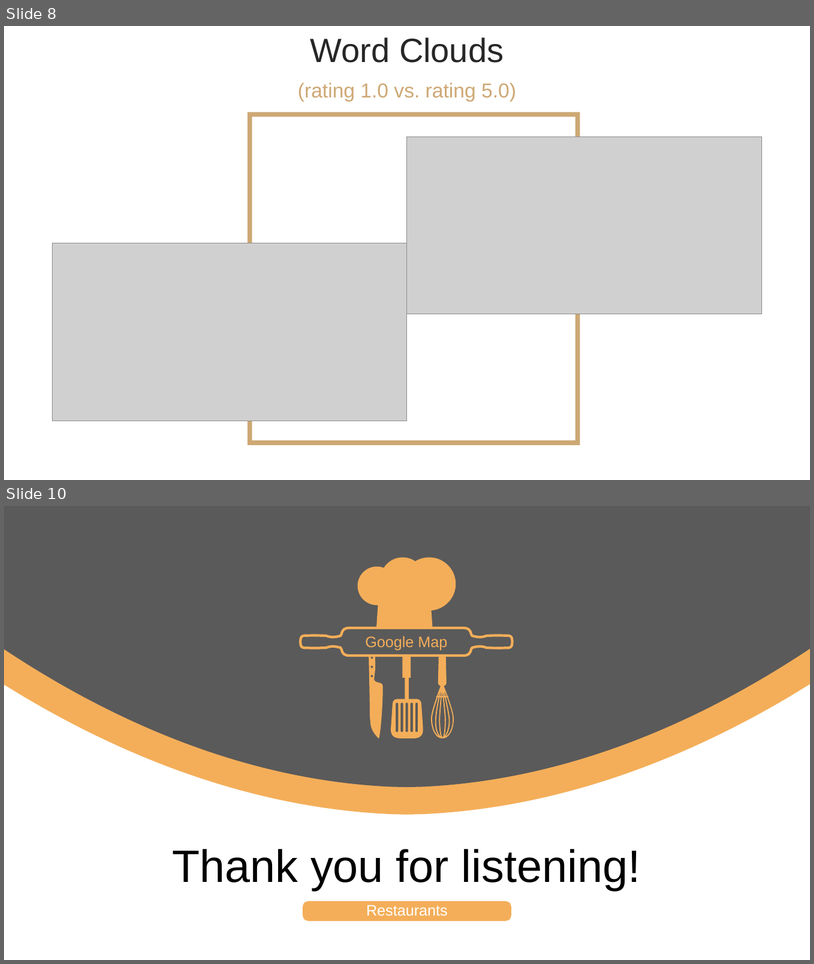
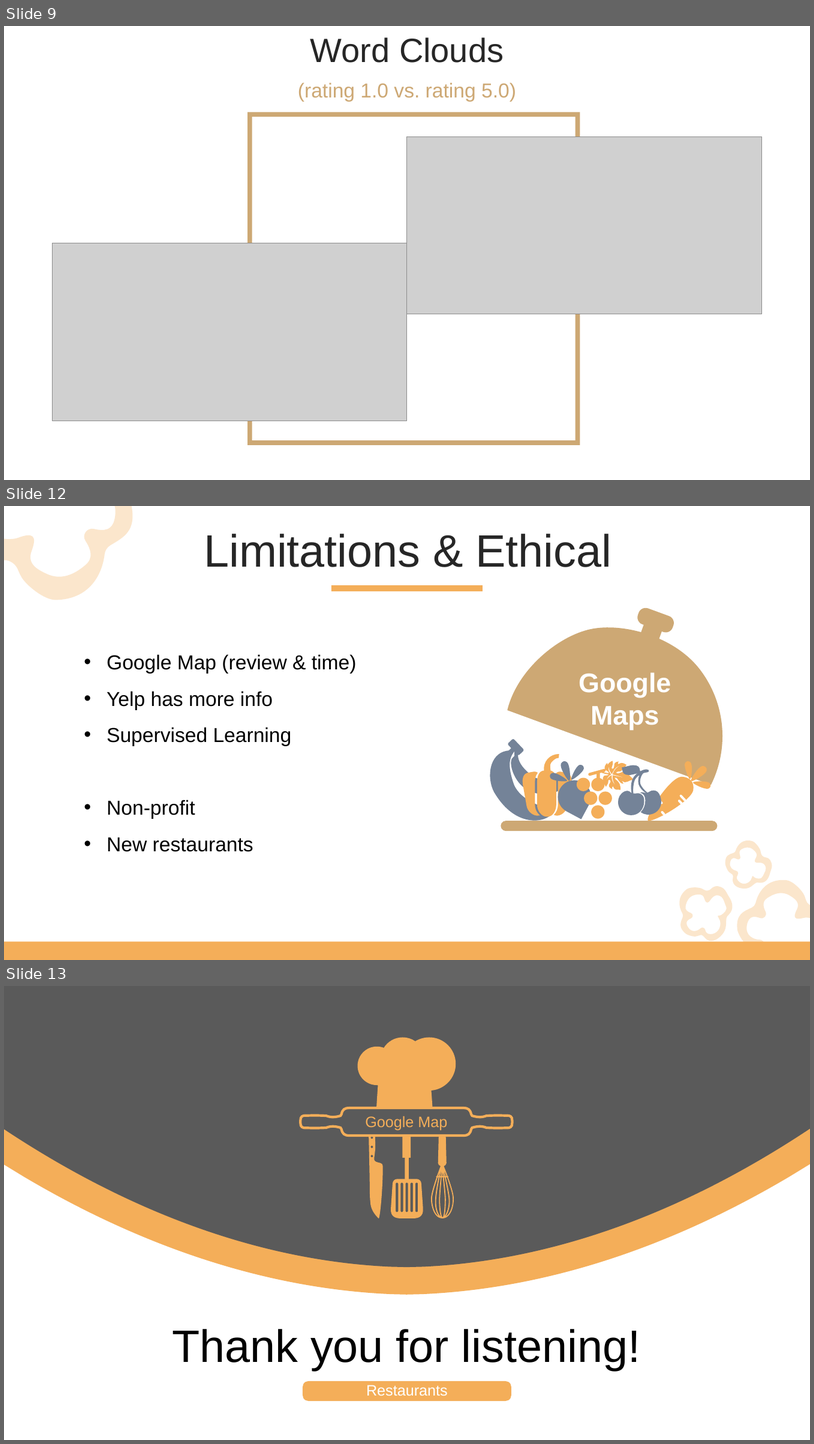
Before and after one commit to ernbilen/Data400_Spring23, a slide deck: Zimeng/Data400 ZimengLiu.pptx. Shown one above the other, each under a label of ours: slides 8 and 10 before the commit, slides 9, 12 and 13 after it; the slides between them are not shown. The pictures are 814x964 and 814x1444 pixels, drawn with LibreOffice and Linux fonts; fonts in the diff are those of the drawing; grey boxes stand for pictures. Boxes give left, top, right and bottom in pixels: in the first picture for what was removed or moved away, otherwise in the second. Text is boxed around its words. In the diff, an @@ line names an element or a change of style, - is before the commit and + after.

```diff
--- a/Zimeng/Data400 ZimengLiu.pptx
+++ b/Zimeng/Data400 ZimengLiu.pptx
@@ slide 12 added at bbox=[4, 506, 810, 960], background #FFFFFF @@
@@ freeform shape added at bbox=[4, 506, 157, 619], fill #F4AE59 at 30% opacity @@
@@ text added at bbox=[204, 534, 612, 567], 54 pt, text #262626 @@
+Limitations & Ethical
@@ rectangle added at bbox=[332, 585, 483, 591], fill #F4AE59 @@
@@ freeform shape added at bbox=[507, 597, 753, 785], fill #CDA874 @@
@@ rounded rectangle added at bbox=[636, 606, 676, 634], fill #CDA874 @@
@@ rectangle added at bbox=[638, 619, 664, 646], fill #CDA874 @@
@@ text added at bbox=[107, 654, 357, 852], 24 pt, text #000000 @@
+• Google Map (review & time)
+• Yelp has more info
+• Supervised Learning
+• Non-profit
+• New restaurants
@@ text added at bbox=[579, 672, 671, 730], 32 pt, text #FFFFFF, bold @@
+Google Maps
@@ freeform shape added at bbox=[475, 730, 578, 834], fill #748398 @@
@@ group added at bbox=[521, 754, 573, 817]: 4 freeform shapes @@
@@ group added at bbox=[549, 760, 597, 819]: 3 freeform shapes, 1 teardrop @@
@@ group added at bbox=[577, 754, 638, 818]: 5 ellipses, 2 rounded rectangles, 1 freeform shape @@
@@ group added at bbox=[618, 764, 666, 817]: 5 freeform shapes @@
@@ group added at bbox=[641, 761, 712, 828]: 4 freeform shapes @@
@@ rounded rectangle added at bbox=[501, 820, 718, 831], fill #CDA874 @@
@@ freeform shape added at bbox=[720, 835, 777, 893], fill #F4AE59 at 30% opacity @@
@@ freeform shape added at bbox=[670, 876, 738, 945], fill #F4AE59 at 30% opacity @@
@@ freeform shape added at bbox=[725, 871, 810, 952], fill #F4AE59 at 30% opacity @@
@@ rectangle added at bbox=[4, 942, 810, 960], fill #F4AE59 @@
@@ what was slide 8 is now slide 9 @@
@@ what was slide 10 is now slide 13 @@
```
Also in this commit, not shown: 3 slides changed, 3 other slides added, 1 slide removed.
